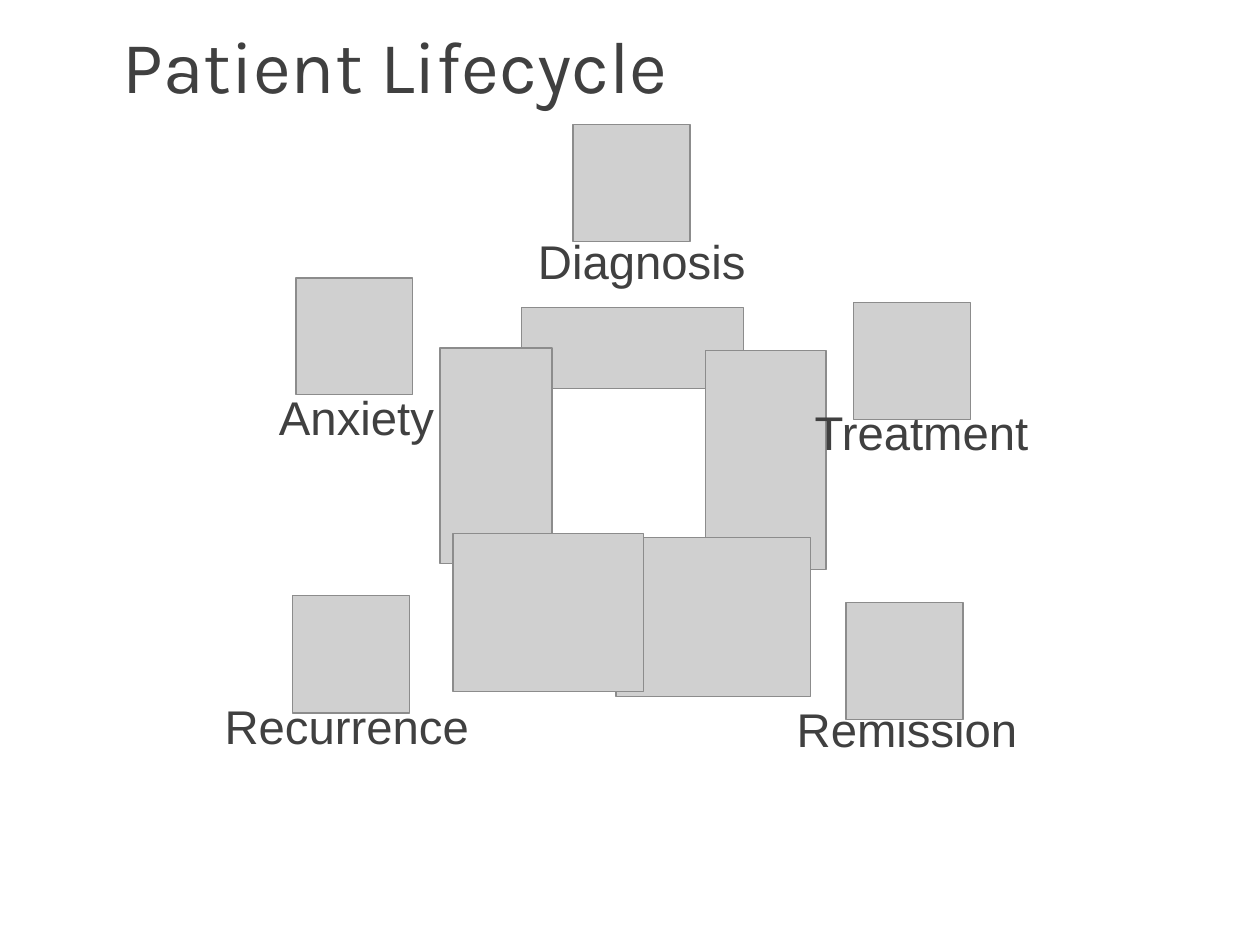
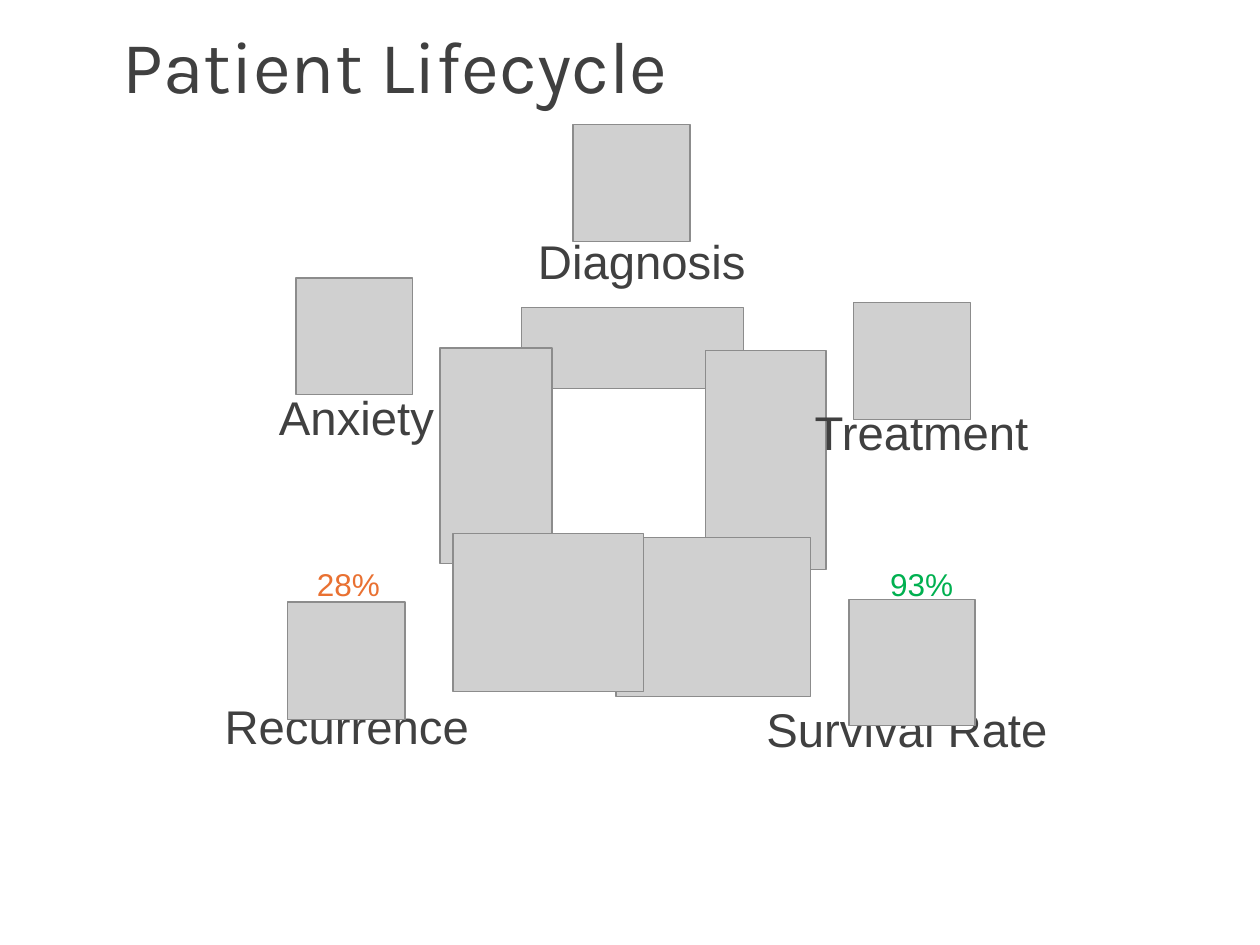
Before and after one commit to josh-dcosta/pjas-thyroid, a slide deck: slide 5 of presentation/Thyroid_Cancer_Recurrence_Presentation_v2.pptx. Drawn at 1260x945 pixels with LibreOffice and Linux fonts; fonts in the diff are those of the drawing; grey boxes stand for pictures. Boxes give left, top, right and bottom in pixels: in the first picture for what was removed or moved away, otherwise in the second. Text is boxed around its words. In the diff, an @@ line names an element or a change of style, - is before the commit and + after.

Commit message:
updated

```diff
--- a/presentation/Thyroid_Cancer_Recurrence_Presentation_v2.pptx
+++ b/presentation/Thyroid_Cancer_Recurrence_Presentation_v2.pptx
@@ text added at box(317, 574, 380, 602), 18 pt, text #E97132 @@
+28%
@@ text added at box(890, 574, 953, 602), 18 pt, text #00B050 @@
+93%
@@ picture: place and size @@
-picture at box(292, 596, 410, 713)
+picture at box(287, 602, 404, 719)
@@ picture: place and size @@
-picture at box(845, 602, 963, 719)
+picture at box(849, 600, 975, 726)
@@ text at box(766, 709, 1048, 748): text changed @@
-Remission
+Survival Rate
```
Also in this commit, not shown: 1 other slide changed.
